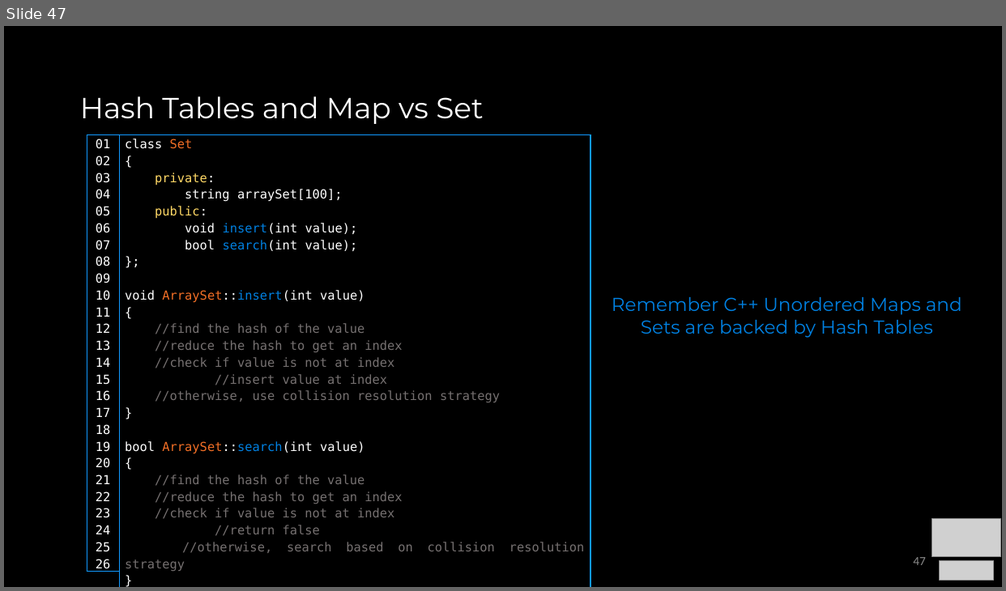
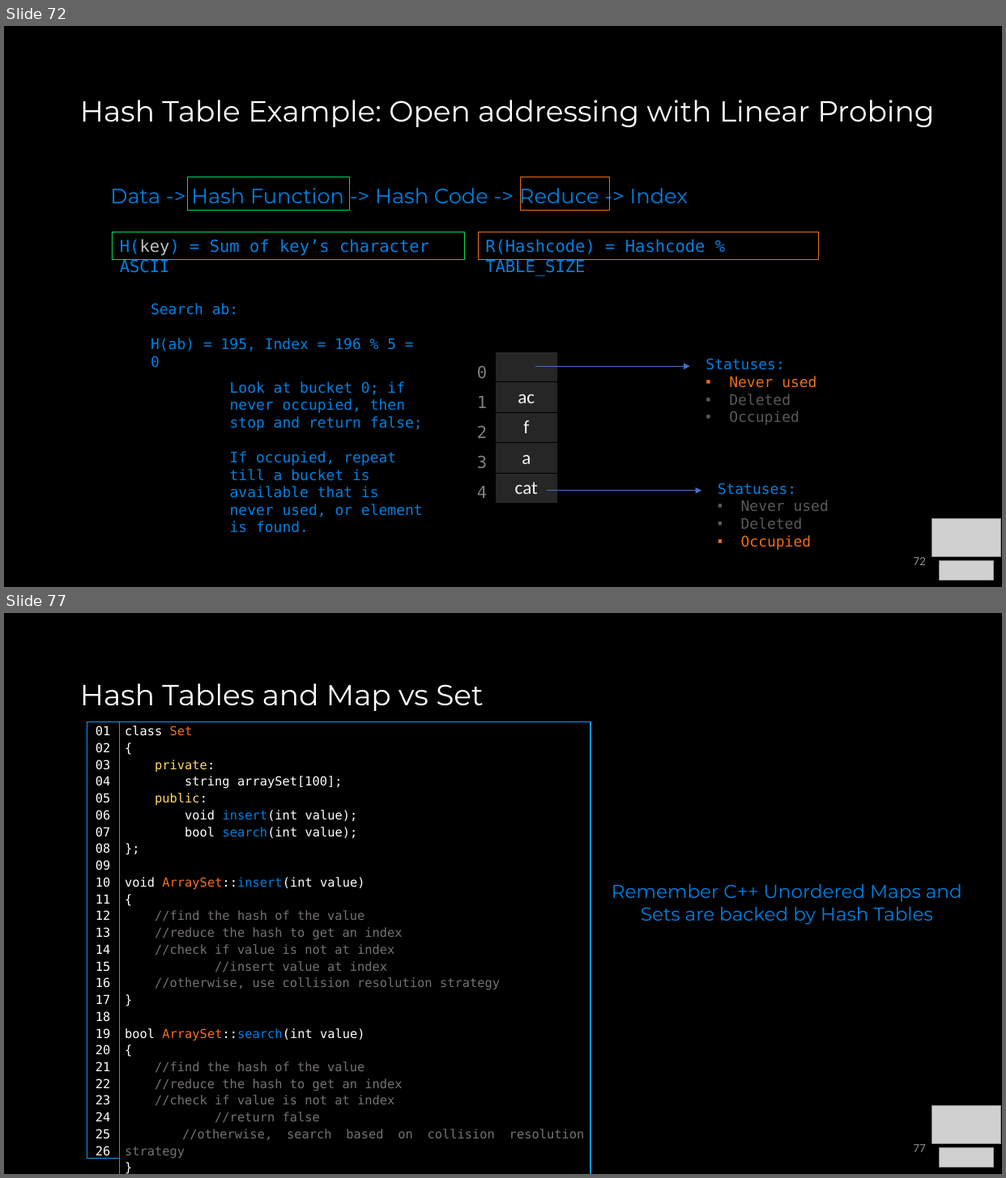
Before and after one commit to COP3530/Instructional-Content, a slide deck: Slides-PPT/7 - Sets, Maps, HashTables.pptx. Shown one above the other, each under a label of ours: slide 47 before the commit, slides 72 and 77 after it; the slides between them are not shown. The pictures are 1006x591 and 1006x1178 pixels, drawn with LibreOffice and Linux fonts; fonts in the diff are those of the drawing; grey boxes stand for pictures. Boxes give left, top, right and bottom in pixels: in the first picture for what was removed or moved away, otherwise in the second. Text is boxed around its words. In the diff, an @@ line names an element or a change of style, - is before the commit and + after.

```diff
--- a/Slides-PPT/7 - Sets, Maps, HashTables.pptx
+++ b/Slides-PPT/7 - Sets, Maps, HashTables.pptx
@@ slide 72 added at bbox=[4, 26, 1002, 587], background #000000 @@
@@ title added at bbox=[80, 100, 934, 127], 28 pt, text #FFFFFF @@
+Hash Table Example: Open addressing with Linear Probing
@@ text added at bbox=[110, 183, 688, 208], 20 pt, text #0081E2 @@
+Data -> Hash Function -> Hash Code -> Reduce -> Index
@@ rectangle added at bbox=[187, 177, 349, 210], outline #00DA63 0.75 pt @@
@@ rectangle added at bbox=[521, 177, 610, 210], outline #EB6E19 0.75 pt @@
@@ rectangle added at bbox=[113, 232, 465, 259], outline #00DA63 0.75 pt, 16 pt, text #0081E2 @@
+H(key) = Sum of key’s character ASCII
@@ rectangle added at bbox=[478, 232, 819, 259], outline #EB6E19 0.75 pt, 16 pt, text #0081E2 @@
+R(Hashcode) = Hashcode % TABLE_SIZE
@@ text added at bbox=[151, 303, 396, 368], 14 pt, text #0081E2 @@
+Search ab:
+H(ab) = 195, Index = 196 % 5 = 0
@@ table added at bbox=[495, 352, 557, 504], 5 rows, 1 columns @@
+
+ac
+f
+a
+cat
@@ text added at bbox=[705, 358, 816, 425], 14 pt, text #595959 @@
+Statuses:
+▪ Never used
+▪ Deleted
+▪ Occupied
@@ text added at bbox=[230, 382, 423, 533], 14 pt, text #0081E2 @@
+Look at bucket 0; if never occupied, then stop and return false;
+If occupied, repeat till a bucket is available that is never used, or element is found.
@@ text added at bbox=[477, 366, 487, 498], 16 pt, text #808080 @@
+0
+1
+2
+3
+4
@@ arrow added from (535, 367) to (691, 367), #4472C4 0.5 pt @@
@@ text added at bbox=[718, 483, 829, 550], 14 pt, text #595959 @@
+Statuses:
+▪ Never used
+▪ Deleted
+▪ Occupied
@@ arrow added from (548, 491) to (701, 491), #4472C4 0.5 pt @@
@@ picture added at bbox=[932, 519, 1001, 557] @@
@@ page number added at bbox=[913, 557, 926, 565], 12 pt, text #8C8C8C @@
+72
@@ picture added at bbox=[939, 561, 994, 581] @@
@@ what was slide 47 is now slide 77 @@
@@ page number at bbox=[913, 1144, 926, 1152]: text changed @@
-47
+77
```
Also in this commit, not shown: 2 slides changed, 30 other slides added, 2 slides removed, 3 other files.
